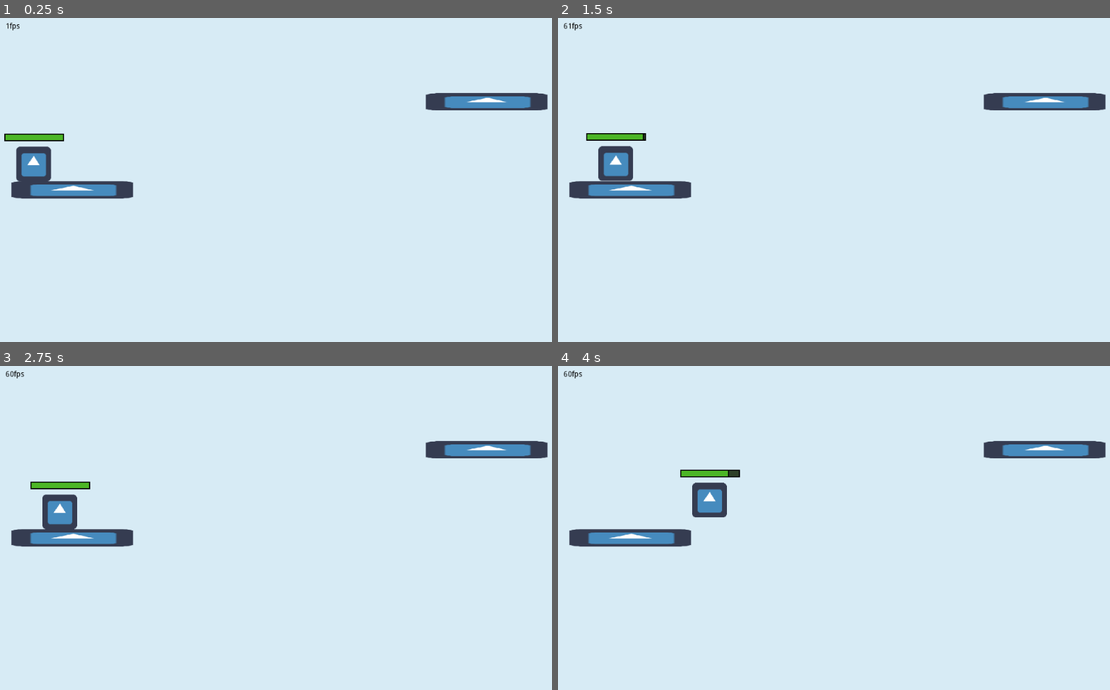
Above: before the commit, frames 1-4 (two rows, left to right).
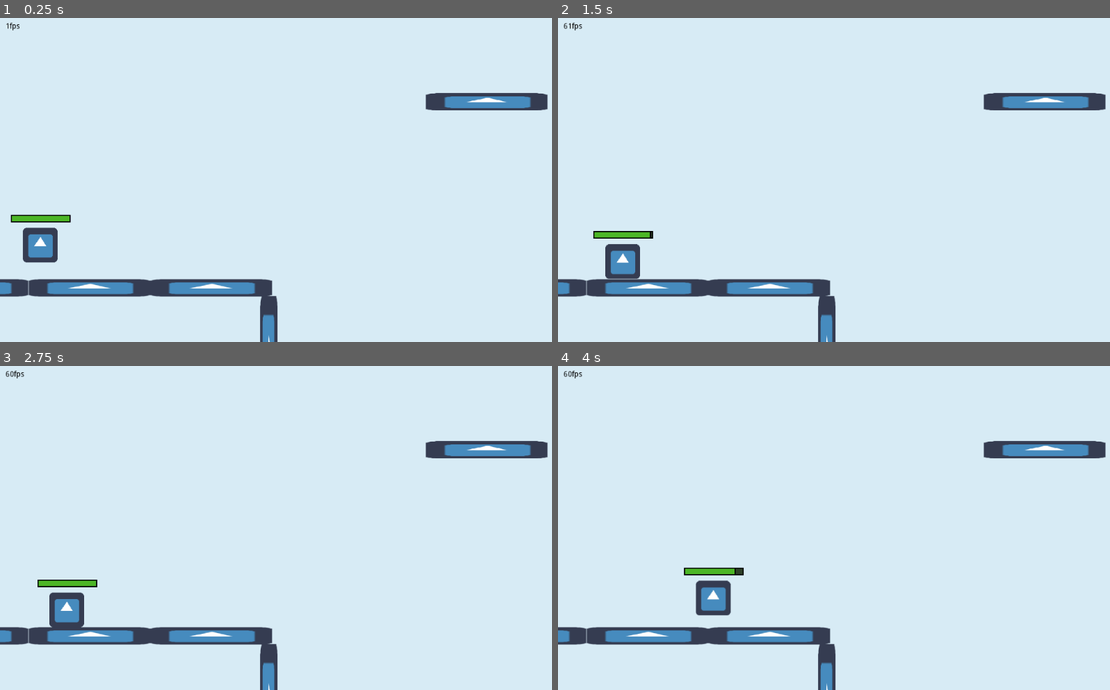
Above: after the commit, the same moments.

Repository: iwilliams/wildjam-15
Game: Godot game, scene res://Main.tscn
Two runs of this game, one before a commit and one after it. Both use one fixed random seed, a clock stepped at 60 frames per second and the inputs below. The engine's default icon, where the game draws it, is replaced by a stand-in: a white triangle on a blue panel in a dark square.
Inputs:
- Up to frame 1 (0.25 s): no input
- Up to frame 2 (1.5 s): hold D (move_right) 0.53-1.28 s; tap Space (jump) at 0.77 s; hold A (move_left) from 1.28 s (still down)
- Up to frame 3 (2.75 s): tap Space (jump) at 1.52 s; release A (move_left) at 2.03 s; hold D (move_right) from 2.03 s (still down)
- Up to frame 4 (4 s): tap Space (jump) at 3.02, 3.77 s; release D (move_right) at 3.53 s; hold A (move_left) from 3.53 s (still down)

The runs differ from the first frame. In frame 1, 6.3% of the frame differs, in the area x 0-51%, y 35-100%; in frame 2, 6.2%; in frame 3, 6.2%; in frame 4, 6.3%.

Commit message:
Add dumb starting platform

Diff:
--- a/Main.tscn
+++ b/Main.tscn
@@ -34,7 +34,7 @@
 
 [node name="Player" parent="." instance=ExtResource( 3 )]
 editor/display_folded = true
-position = Vector2( 61.6895, 259.19 )
+position = Vector2( 74.0753, 403.143 )
 mass = 1.5
 gravity_scale = 6.28
 ground_horizontal_speed = 12
@@ -64,10 +64,24 @@
 drag_margin_right = 0.0
 
 [node name="Platform" parent="." instance=ExtResource( 4 )]
-position = Vector2( 133.396, 318.848 )
+position = Vector2( -59.594, 500 )
+should_fall = false
+
+[node name="Platform2" parent="." instance=ExtResource( 4 )]
+position = Vector2( 164.576, 500 )
+should_fall = false
+
+[node name="Platform3" parent="." instance=ExtResource( 4 )]
+position = Vector2( 388.523, 500 )
+should_fall = false
+
+[node name="Platform4" parent="." instance=ExtResource( 4 )]
+position = Vector2( 495.065, 627.213 )
+rotation = 1.5708
 should_fall = false
 
 [node name="HUD" type="CanvasLayer" parent="."]
+editor/display_folded = true
 
 [node name="Debug" type="Label" parent="HUD"]
 margin_left = 10.0
